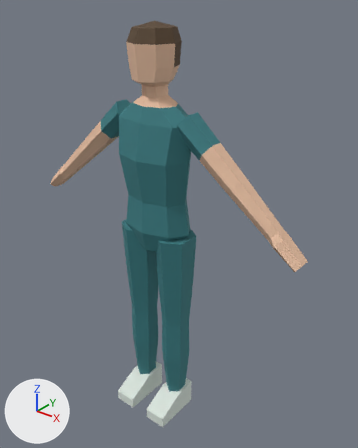
One commit to the FBX model Assets/Character/Nurse_Male_Scrubs/Nurse_Male_Scrubs.fbx: the scene before it, then after it.
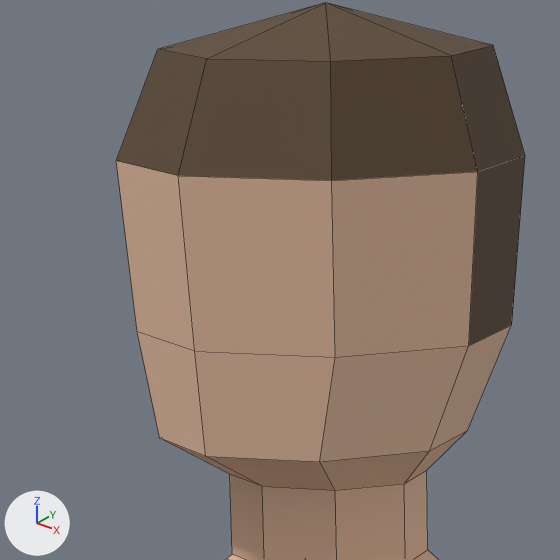
There are two pictures of each version: one whole from a 50 mm lens placed at (1.346, -1.529, 2.008), pointed at (0.067, 0.07, 1.016), one close up on the part from 31% to 52% of the width and 4% to 21% of the height. Every picture has the same lights, and +X, +Y and +Z are marked at lower left. The last two pictures show the newer version. The close-ups show mesh edges as thin lines.

The first close-up shows 'Nurse_Male_Scrubs'.
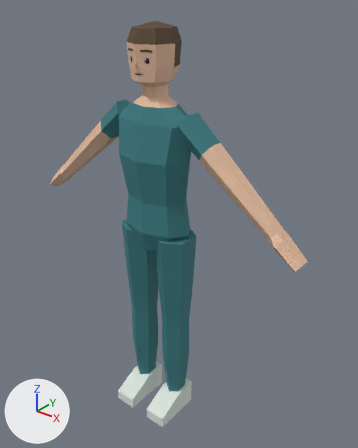
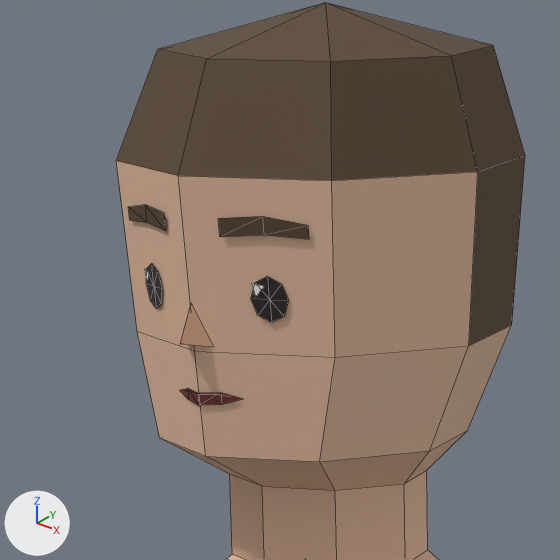
Where the change shows, as pixel boxes [x1, y1, x2, y2] in the close-ups (560 x 560 px):
part 1 of me_nurse_male_scrubs, added
    after: [128, 205, 309, 405]

The change, as a list of edits to the scene's bpy script:
```text
Add img_facepalette_png:
    img_facepalette_png = load_image('FacePalette.png', '../Face/FacePalette.png', 32, 16, 'sRGB')
Add mat_nurse_male_scrubs_face:
    mat_nurse_male_scrubs_face = principled_material('Nurse_Male_Scrubs_Face')
    mat_nurse_male_scrubs_face.texture = img_facepalette_png
    mat_nurse_male_scrubs_face.roughness = 0.55
Change me_nurse_male_scrubs:
    used by ob_nurse_male_scrubs; location = (0.0, 0.0, 0.0)
    remove me_nurse_male_scrubs.from_pydata(...)  # 249 vertices, 228 faces; spans x -0.72..0.72, y -0.17..0.11, z 0.0..1.88
    add me_nurse_male_scrubs.from_pydata(...)  # 329 vertices, 289 faces; spans x -0.72..0.72, y -0.17..0.11, z 0.0..1.88
    me_nurse_male_scrubs part 1
    80 vertices are added at x -0.06..0.06, y -0.11..-0.08, z 1.69..1.79
    53 new faces join them, mat_nurse_male_scrubs_face (picture img_facepalette_png)
    8 new faces join them, mat_nurse_male_scrubs_hair (brown #594530)
    add me_nurse_male_scrubs.materials.append(mat_nurse_male_scrubs_face)  # picture img_facepalette_png
```
